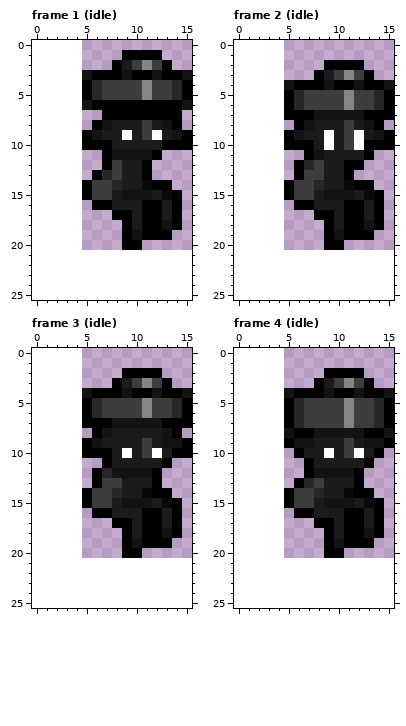
Pixel-art file: BurningKnight/Content/Animations/trash_goblin.ase. The first picture shows the starting point.
11x21 pixels, 10 frames. Shown: frame 1 (idle), frame 2 (idle), frame 3 (idle), frame 4 (idle). The old version is drawn lined up with the new one, on the new canvas. The commit also changed other frames, which this record leaves out.
After the commit:
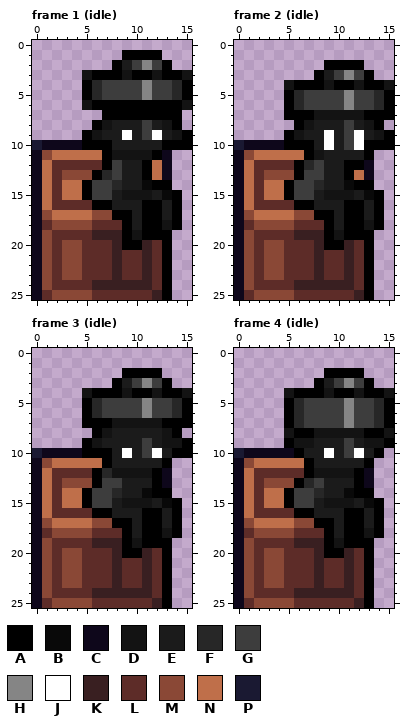
Palette (. is transparent): A #000000  B #090909  C #0e071b  D #131313  E #1b1b1b  F #272727  G #3d3d3d  H #858585  J #ffffff  K #391f21  L #5d2c28  M #8a4836  N #bf6f4a  P #1a1932
The edit:
canvas 11x21 -> 16x26, the old top-left corner now at 5,0
Changed rows in their new state; - is an unchanged pixel.
Frame 1 (idle):
first column x 0:
10 PCCCC---------
11 CMNNNNN------C
12 CNLLLLL-----NC
13 CNLMMM------NC
14 CNLNN---------
15 CNLNN---------
16 CNLLLL--------
17 CMNNNNMM------
18 CLMMMMLLL-----
19 CMLLLLKKK-----
20 CMLMMLLLK--KLA
21 CMLMMLLLKLLKLA
22 CMLMMLLLKLLKLA
23 CMLMMLLLKLLKLA
24 CMLLLLKKKKKKLA
25 CLMMMMLLLLLLKA
Frame 2 (idle):
first column x 0:
10 PCCCC---------
11 CMNNNNN-------
12 CNLLLL-------C
13 CNLMMM------NC
14 CNLNN---------
15 CNLNN---------
16 CNLLLL--------
17 CMNNNNMM------
18 CLMMMMLLL-----
19 CMLLLLKKK-----
20 CMLMMLLLK--KLA
21 CMLMMLLLKLLKLA
22 CMLMMLLLKLLKLA
23 CMLMMLLLKLLKLA
24 CMLLLLKKKKKKLA
25 CLMMMMLLLLLLKA
Frame 3 (idle):
first column x 0:
10 PCCCC---------
11 CMNNNNN-------
12 CNLLLL-------C
13 CNLMMM-------C
14 CNLNN---------
15 CNLNN---------
16 CNLLLL--------
17 CMNNNNMM------
18 CLMMMMLLL-----
19 CMLLLLKKK-----
20 CMLMMLLLK--KLA
21 CMLMMLLLKLLKLA
22 CMLMMLLLKLLKLA
23 CMLMMLLLKLLKLA
24 CMLLLLKKKKKKLA
25 CLMMMMLLLLLLKA
Frame 4 (idle):
first column x 0:
10 PCCCCC--------
11 CMNNNNN-------
12 CNLLLLL------C
13 CNLMMM-------C
14 CNLNN---------
15 CNLNN---------
16 CNLLLL--------
17 CMNNNNMM------
18 CLMMMMLLL-----
19 CMLLLLKKK-----
20 CMLMMLLLK--KLA
21 CMLMMLLLKLLKLA
22 CMLMMLLLKLLKLA
23 CMLMMLLLKLLKLA
24 CMLLLLKKKKKKLA
25 CLMMMMLLLLLLKA
Where, in picture pixels (left, top, right, bottom), the same in both pictures:
added: (32, 140, 172, 300)
added: (234, 140, 374, 300)
added: (32, 448, 172, 608)
added: (234, 448, 374, 608)
